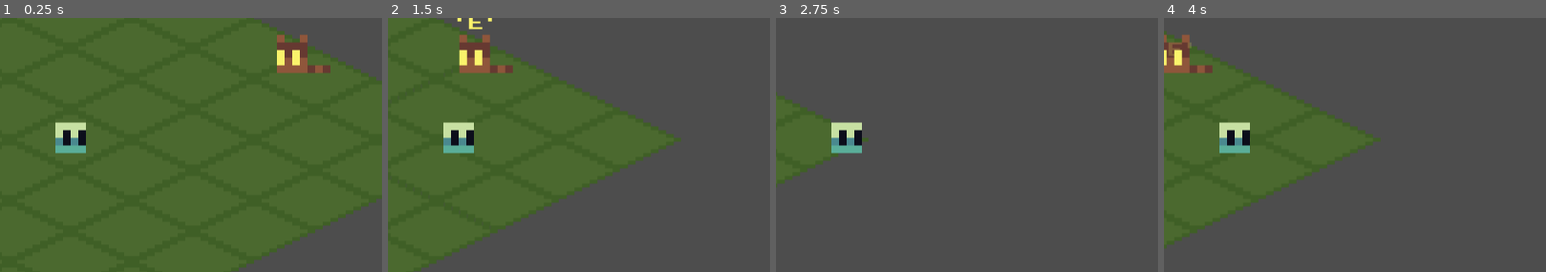
Above: before the commit, frames 1-4 (left to right).
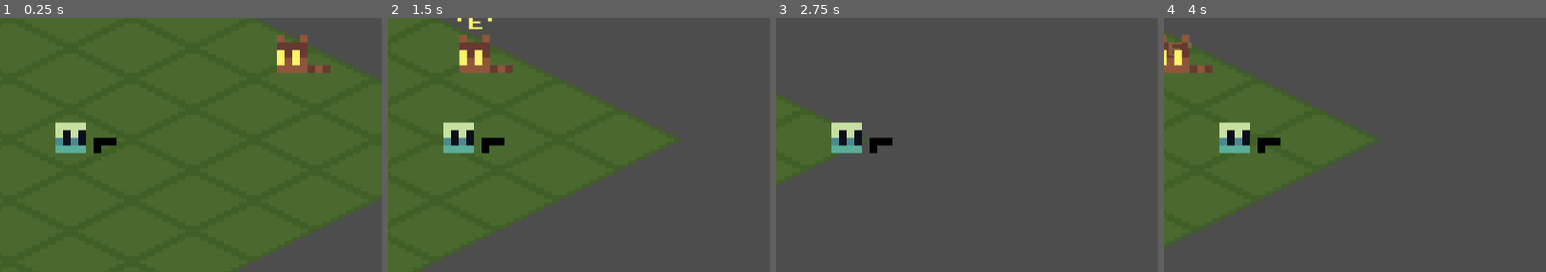
Above: after the commit, the same moments.

Repository: skyegrey/youtube-game
Game: Godot game, scene res://Scenes/main.tscn
Two runs of this game, one before a commit and one after it. Both use one fixed random seed, a clock stepped at 60 frames per second and the inputs below.
Inputs (mouse positions are % of the whole screen's width and height, from its top left):
- Up to frame 1 (0.25 s): no input
- Up to frame 2 (1.5 s): move the mouse to (72, 45) at 0.52 s; hold Right (ui_right) 0.53-1.25 s; click (72, 45) at 0.67 s; drag from (30, 55) to (53, 34) at 1.27 s
- Up to frame 3 (2.75 s): move the mouse to (60, 28) at 2.02 s; hold Right (ui_right) from 2.03 s (still down)
- Up to frame 4 (4 s): release Right (ui_right) at 2.75 s; drag from (45, 70) to (20, 35) at 2.77 s; move the mouse to (80, 65) at 3.52 s; hold Left (ui_left) from 3.53 s (still down)
The pictures show only the part of the screen within x 41-91%, y 26-76%; the shares and areas given below are measured in that part.

The runs differ from the first frame. In frame 1, 0.3% of the frame differs, in the area x 24-31%, y 46-54%; in frame 2, 0.3%; in frame 3, 0.3%; in frame 4, 0.3%.

Commit message:
Weapon sprites

Diff:
--- a/godot/Scenes/main.tscn
+++ b/godot/Scenes/main.tscn
@@ -16,6 +16,7 @@
 [ext_resource type="Script" uid="uid://be0qyan071tri" path="res://Scripts/player_inventory_control.gd" id="7_ynf5e"]
 [ext_resource type="Texture2D" uid="uid://bq5eo010b34jk" path="res://Assets/character-sprite.png" id="10_d1ilt"]
 [ext_resource type="PackedScene" uid="uid://b2lesre7doh7r" path="res://Scenes/equipment_slot.tscn" id="10_hptm8"]
+[ext_resource type="Texture2D" uid="uid://61av7ffwyply" path="res://Assets/Weapons/gun.png" id="12_gt3je"]
 [ext_resource type="Texture2D" uid="uid://c4r6g1gvf8nhq" path="res://Assets/UI/coin-icon.png" id="13_hibaj"]
 [ext_resource type="Script" path="res://Scenes/money_display.gd" id="13_pdsj5"]
 [ext_resource type="Texture2D" uid="uid://clxcob1i5hqj8" path="res://Assets/Items/witch-hat.png" id="15_ee4r6"]
@@ -292,7 +293,7 @@
 collision_mask = 2
 script = ExtResource("2_kry3j")
 
-[node name="Sprite2D" type="Sprite2D" parent="PlayerCharacter"]
+[node name="CharacterSprite" type="Sprite2D" parent="PlayerCharacter"]
 scale = Vector2(4, 4)
 texture = ExtResource("10_d1ilt")
 metadata/_edit_lock_ = true
@@ -301,6 +302,11 @@
 visible = false
 scale = Vector2(4, 4)
 offset = Vector2(0, -3)
+
+[node name="Weapon" type="Sprite2D" parent="PlayerCharacter"]
+scale = Vector2(4, 4)
+texture = ExtResource("12_gt3je")
+offset = Vector2(6, 0)
 
 [node name="Camera2D" type="Camera2D" parent="PlayerCharacter"]
 zoom = Vector2(3, 3)
--- a/godot/Scripts/character_body_2d.gd
+++ b/godot/Scripts/character_body_2d.gd
@@ -8,6 +8,7 @@
 @onready var helm = $Helm
 @onready var interactables_detection_area = $InteractablesDetectionArea
 @onready var npc_detection_area = $NPCDetectionArea
+@onready var weapon = $Weapon
 
 @onready var npc: NPC = null
 @onready var interactable: Interactable = null
Binary file added: godot/Assets/Weapons/flask.png
Not shown, added: godot/Assets/Weapons/flask.png.import
Binary file added: godot/Assets/Weapons/gun.png
Not shown, added: godot/Assets/Weapons/gun.png.import
Not shown: 1 places in godot/Scenes/main.tscn that only renumber resources
Not shown, changed: obsidian/youtubegame/ToDo.md
